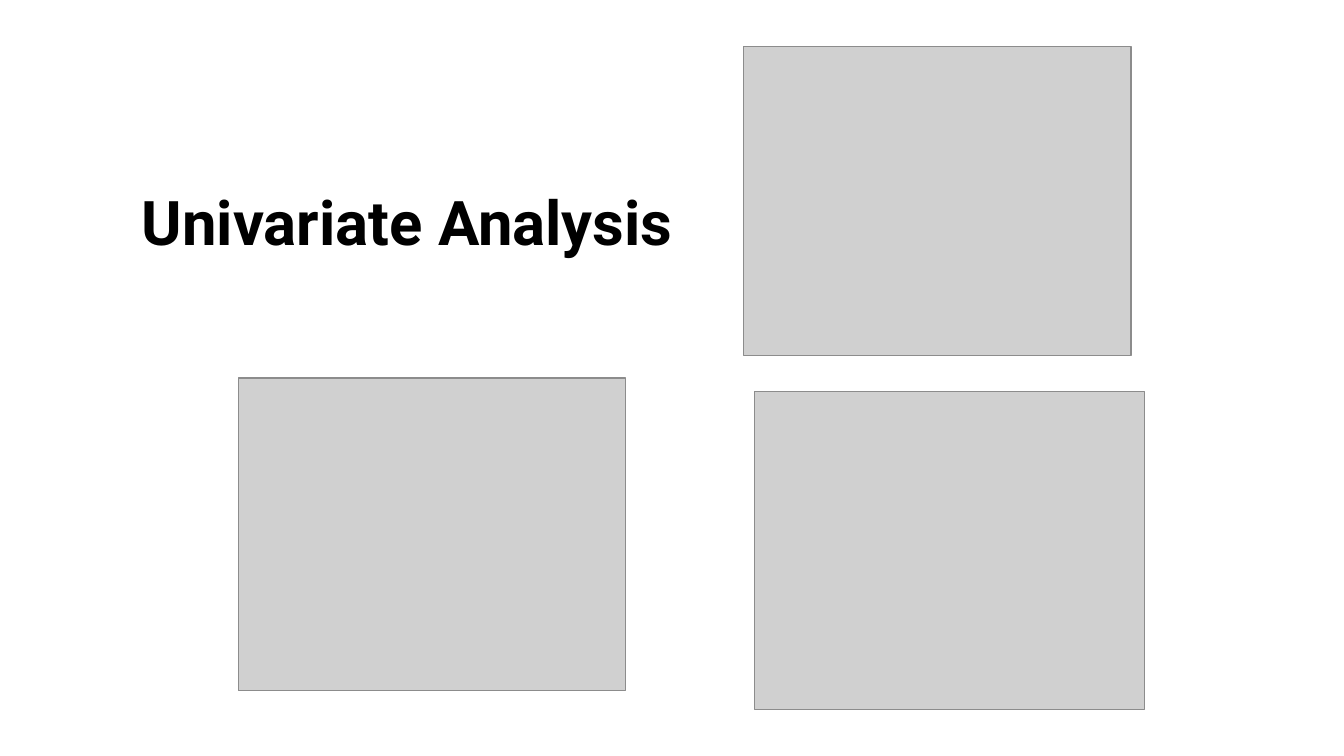
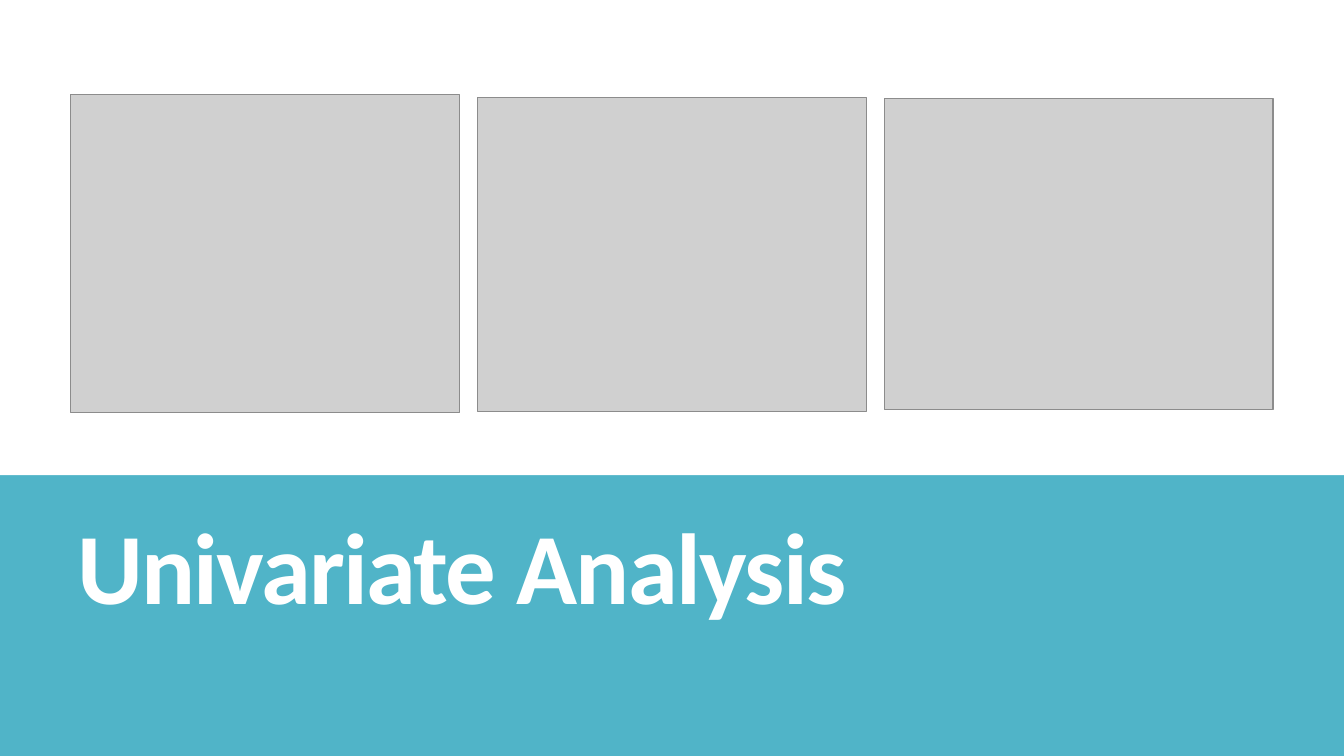
Before and after one commit to nickharshaw/Team-Project-1-NGH-EJL, a slide deck: slide 4 of TP1_NGH_EJL.pptx. Drawn at 1344x756 pixels with LibreOffice and Linux fonts; fonts in the diff are those of the drawing; grey boxes stand for pictures. Boxes give left, top, right and bottom in pixels: in the first picture for what was removed or moved away, otherwise in the second. Text is boxed around its words. In the diff, an @@ line names an element or a change of style, - is before the commit and + after.

```diff
--- a/TP1_NGH_EJL.pptx
+++ b/TP1_NGH_EJL.pptx
@@ background #FFFFFF to #000000 @@
@@ rectangle added at bbox=[0, 0, 1344, 756], fill #50B4C8 @@
@@ rectangle added at bbox=[0, 0, 1344, 475], fill #FFFFFF @@
@@ picture: place and size @@
-picture at bbox=[755, 392, 1144, 710]
+picture at bbox=[71, 95, 460, 412]
@@ picture: place and size @@
-picture at bbox=[238, 378, 625, 691]
+picture at bbox=[478, 97, 867, 411]
@@ picture: place and size @@
-picture at bbox=[744, 46, 1131, 356]
+picture at bbox=[884, 99, 1273, 410]
@@ text "Univariate Analysis": place and size @@
-text "Univariate Analysis" at bbox=[142, 198, 672, 258]
+text "Univariate Analysis" at bbox=[77, 533, 846, 620]
@@ text "Univariate Analysis" at bbox=[77, 533, 846, 620]: size 44 to 72 pt, font Roboto to Calibri, text colour #000000 to #FFFFFF, letter spacing 0 to -1.2 pt; line spacing 0.9 to 0.8; more space between paragraphs; vertical alignment top to bottom @@
```
Also in this commit, not shown: 4 other slides changed, 7 slides added, 7 slides removed, 2 other files.
